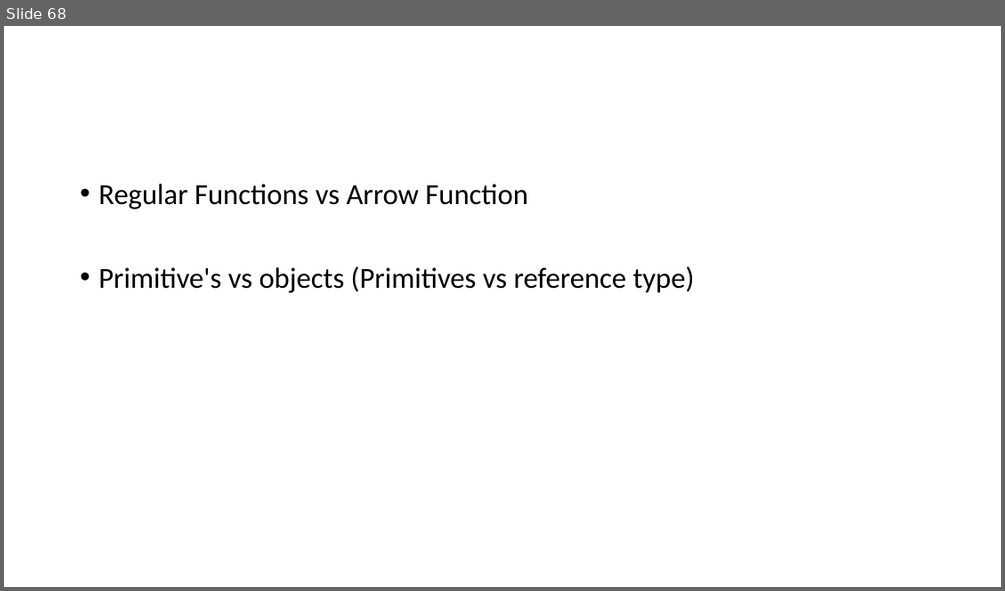
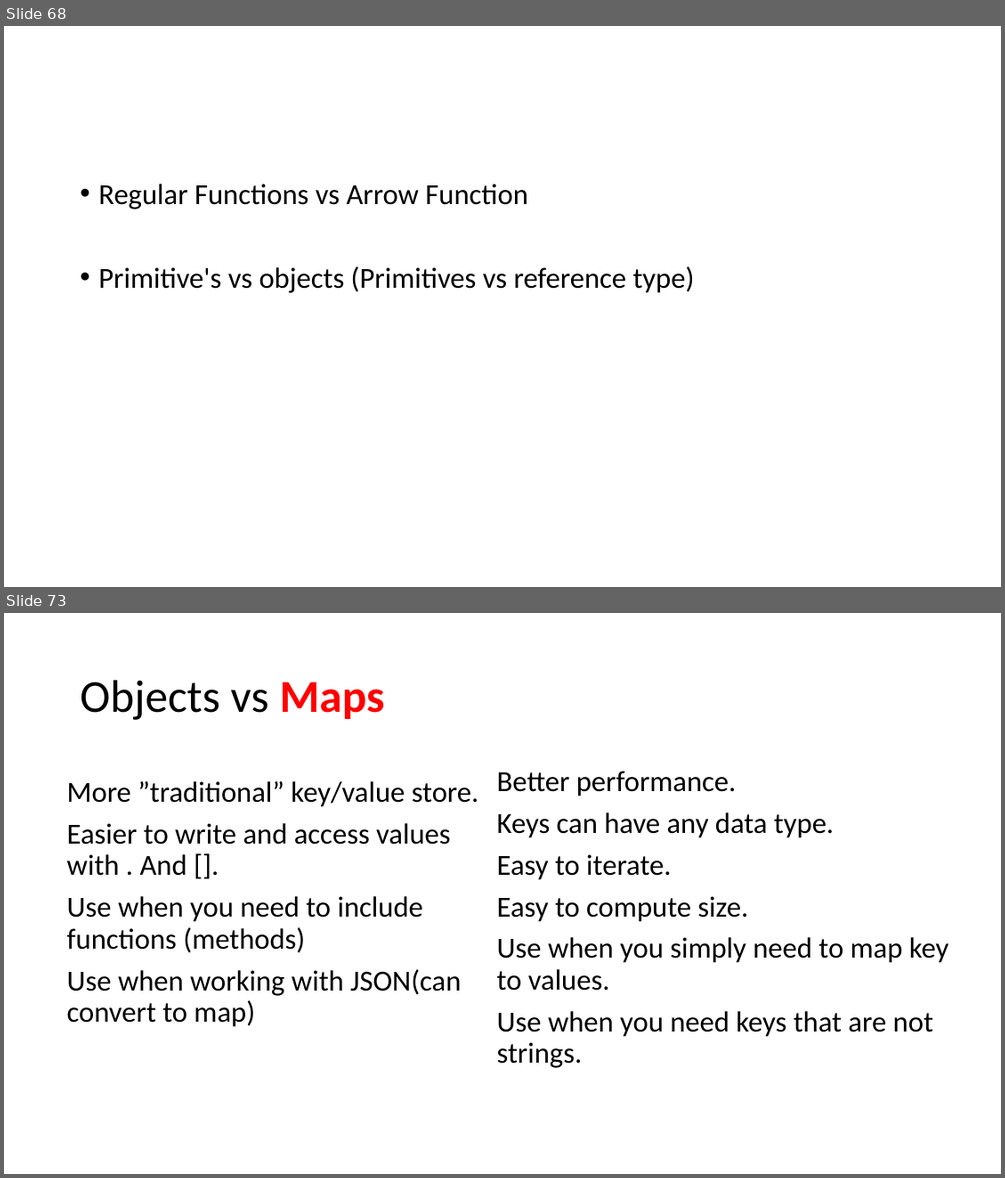
Before and after one commit to PiyushChaturvedii/Batch05, a slide deck: JavaScript.pptx. Shown one above the other, each under a label of ours: slide 68 before the commit, slides 68 and 73 after it; the slides between them are not shown. The pictures are 1005x591 and 1005x1178 pixels, drawn with LibreOffice and Linux fonts; fonts in the diff are those of the drawing. Boxes give left, top, right and bottom in pixels: in the first picture for what was removed or moved away, otherwise in the second. Text is boxed around its words. In the diff, an @@ line names an element or a change of style, - is before the commit and + after.

```diff
--- a/JavaScript.pptx
+++ b/JavaScript.pptx
@@ slide 73 added at (4,613,1001,1174), background #FFFFFF @@
@@ title added at (80,680,385,720), 44 pt, text #000000 @@
+Objects vs Maps
@@ text added at (497,771,949,1068), 28 pt, text #000000 @@
+Better performance.
+Keys can have any data type.
+Easy to iterate.
+Easy to compute size.
+Use when you simply need to map key to values.
+Use when you need keys that are not strings.
@@ text added at (67,781,479,1027), 28 pt, text #000000 @@
+More ”traditional” key/value store.
+Easier to write and access values with . And [].
+Use when you need to include functions (methods)
+Use when working with JSON(can convert to map)
```
Also in this commit, not shown: 1 slide changed, 2 other slides added, 14 other files.
